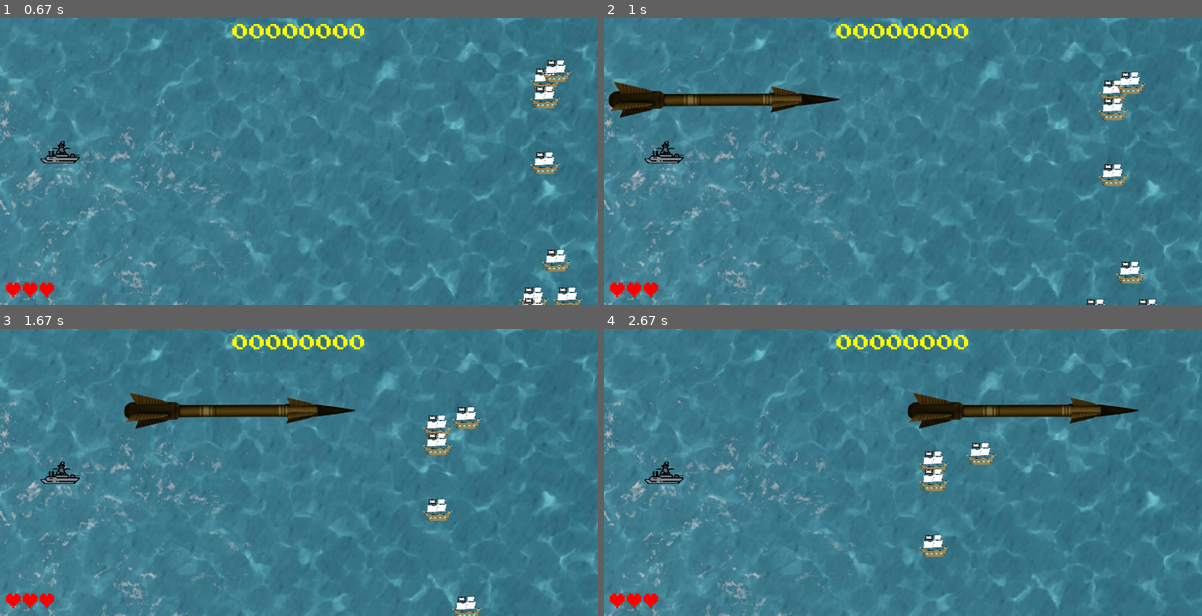
Above: before the commit, frames 1-4 (two rows, left to right).
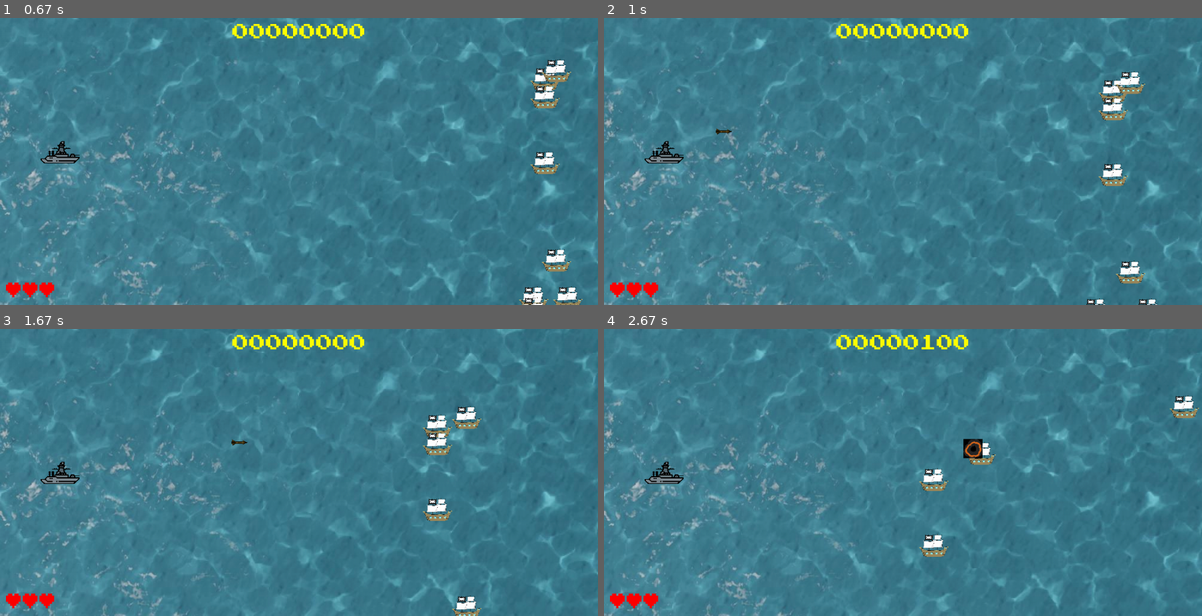
Above: after the commit, the same moments.

Repository: EnzoScheden/Pygame-Projeto-Final
Game: pygame game, started from PFPYGAME.py
Two runs of this game, one before a commit and one after it. Both use one fixed random seed, a clock stepped at 60 frames per second and the inputs below.
Inputs:
- Up to frame 1 (0.67 s): tap W at 0.33 s
- Up to frame 2 (1 s): tap Space at 0.67 s
- Up to frame 3 (1.67 s): tap S at 1 s
- Up to frame 4 (2.67 s): no input

Frame 1 is identical in both runs. In frame 2, 2.1% of the frame differs, in the area x 0-40%, y 21-41%; in frame 3, 2.1%; in frame 4, 2.8%, in the area x 50-100%, y 2-51%.

Commit message:
tamanho da bala ajustado

Diff:
--- a/PFPYGAME.py
+++ b/PFPYGAME.py
@@ -32,6 +32,7 @@
 assets['navio'] = pygame.image.load('img/navio-de-guerra.png').convert_alpha()
 assets['navio'] = pygame.transform.scale(assets['navio'], (navio_largura, navio_altura))
 assets['bala'] = pygame.image.load('img/laserRed16.png').convert_alpha()
+assets['bala'] = pygame.transform.scale(assets['bala'], (32,23.5))
 explosion_anim = []
 for i in range(9):
     filename = 'img/regularExplosion0{}.png'.format(i)
